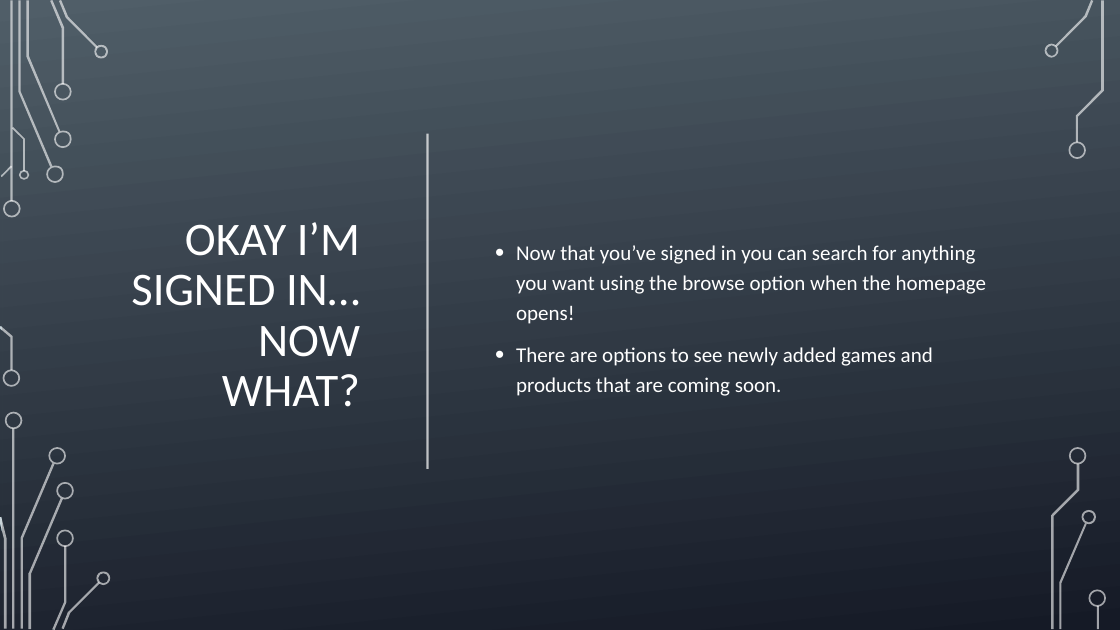
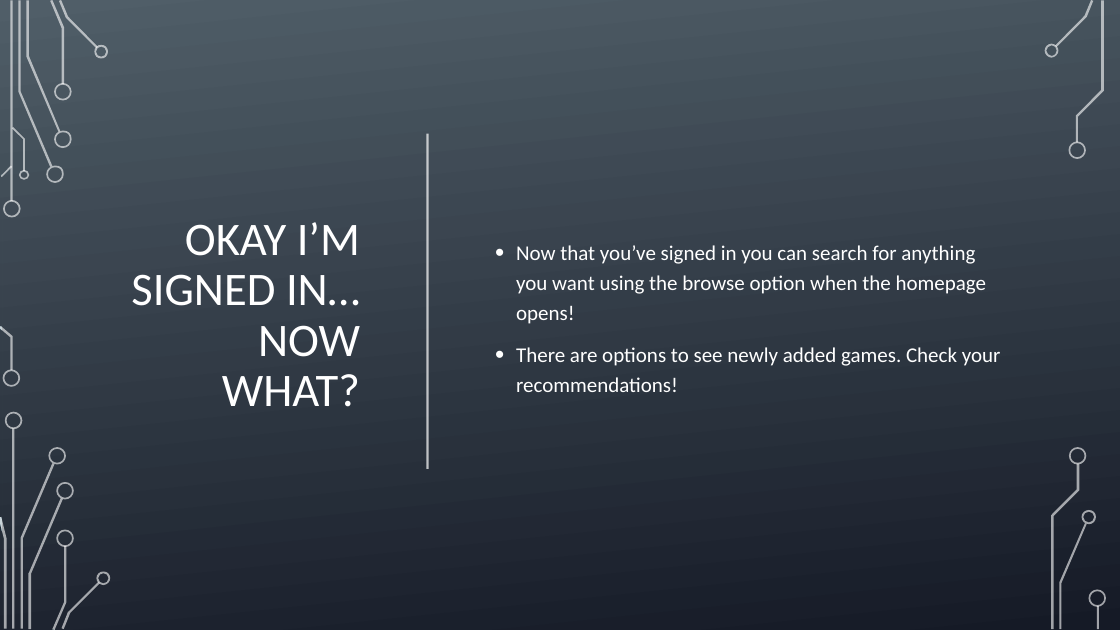
Before and after one commit to whitej9406/CSC-289-Project, a slide deck: slide 5 of Retro Paradise 2.0-2.pptx (slide 6 before the commit). Drawn at 1120x630 pixels with LibreOffice and Linux fonts; fonts in the diff are those of the drawing; background and template pictures are left out. Boxes give left, top, right and bottom in pixels: in the first picture for what was removed or moved away, otherwise in the second. Text is boxed around its words. In the diff, an @@ line names an element or a change of style, - is before the commit and + after.

```diff
--- a/Retro Paradise 2.0-2.pptx
+++ b/Retro Paradise 2.0-2.pptx
@@ text at box(516, 347, 1001, 392): text changed @@
-• There are options to see newly added games and products that are coming soon.
+• There are options to see newly added games. Check your recommendations!
```
Also in this commit, not shown: 3 other slides changed, 1 slide added.
